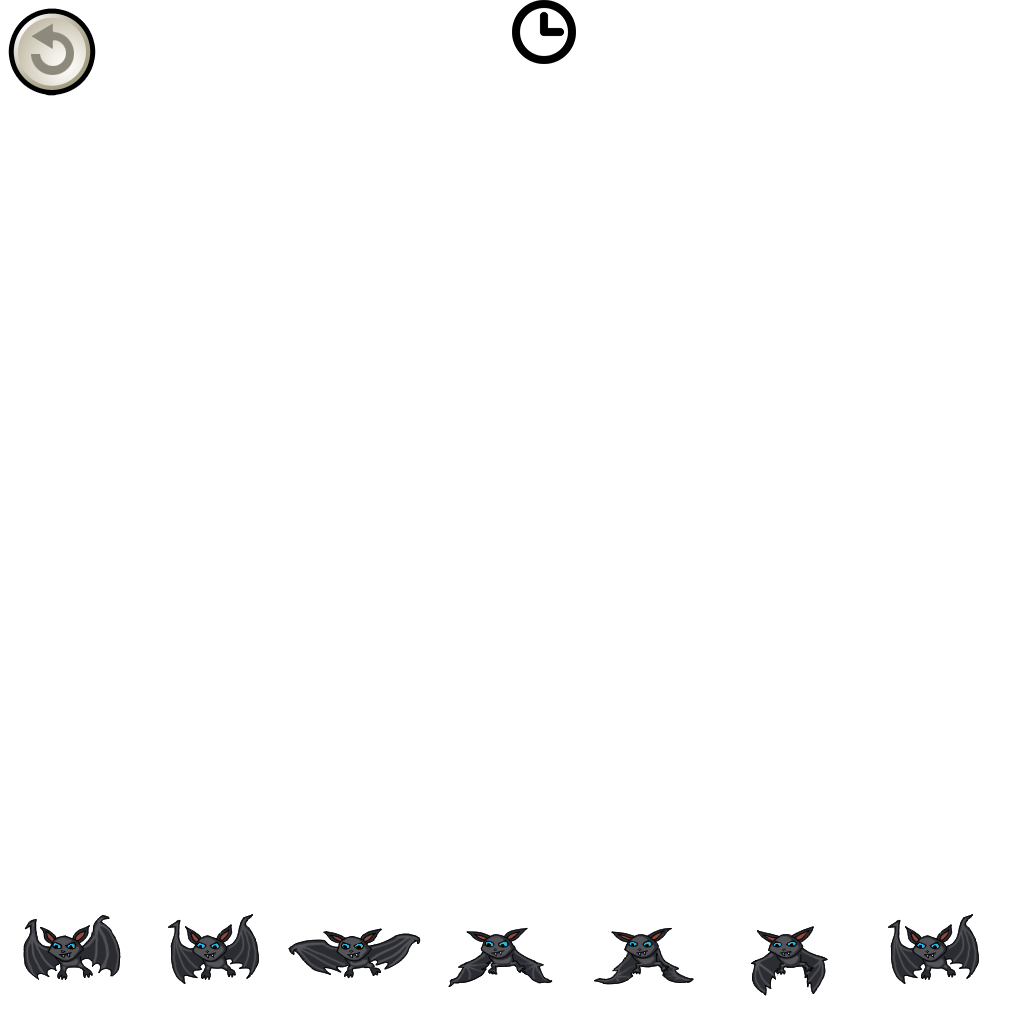
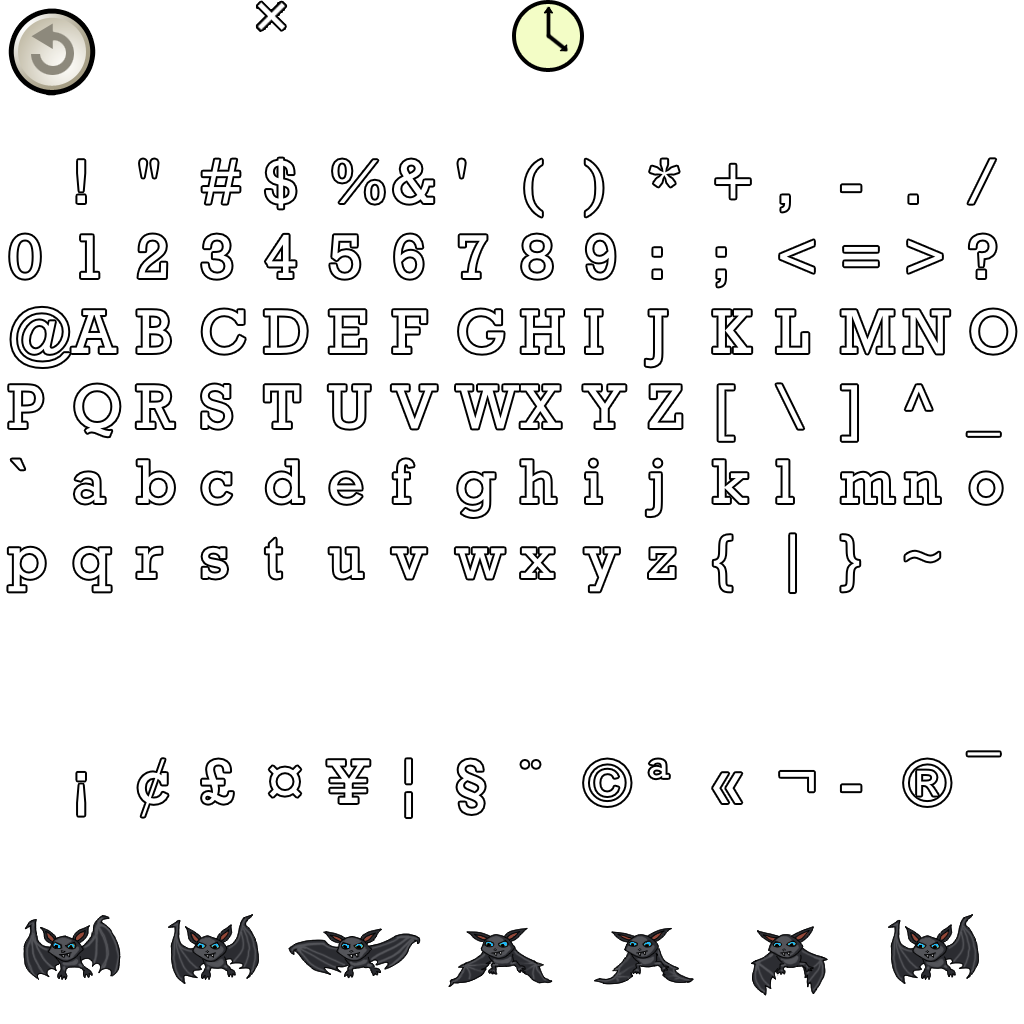
Before/after of a w=1024, h=1024 layered artwork. What changed in the layer stack:
painted on "x" over box(255, 0, 288, 33)
painted on "clock icon" over box(512, 0, 584, 72)
renamed "Rockwell" to "rockwell", painted on it over box(6, 156, 1018, 820)
